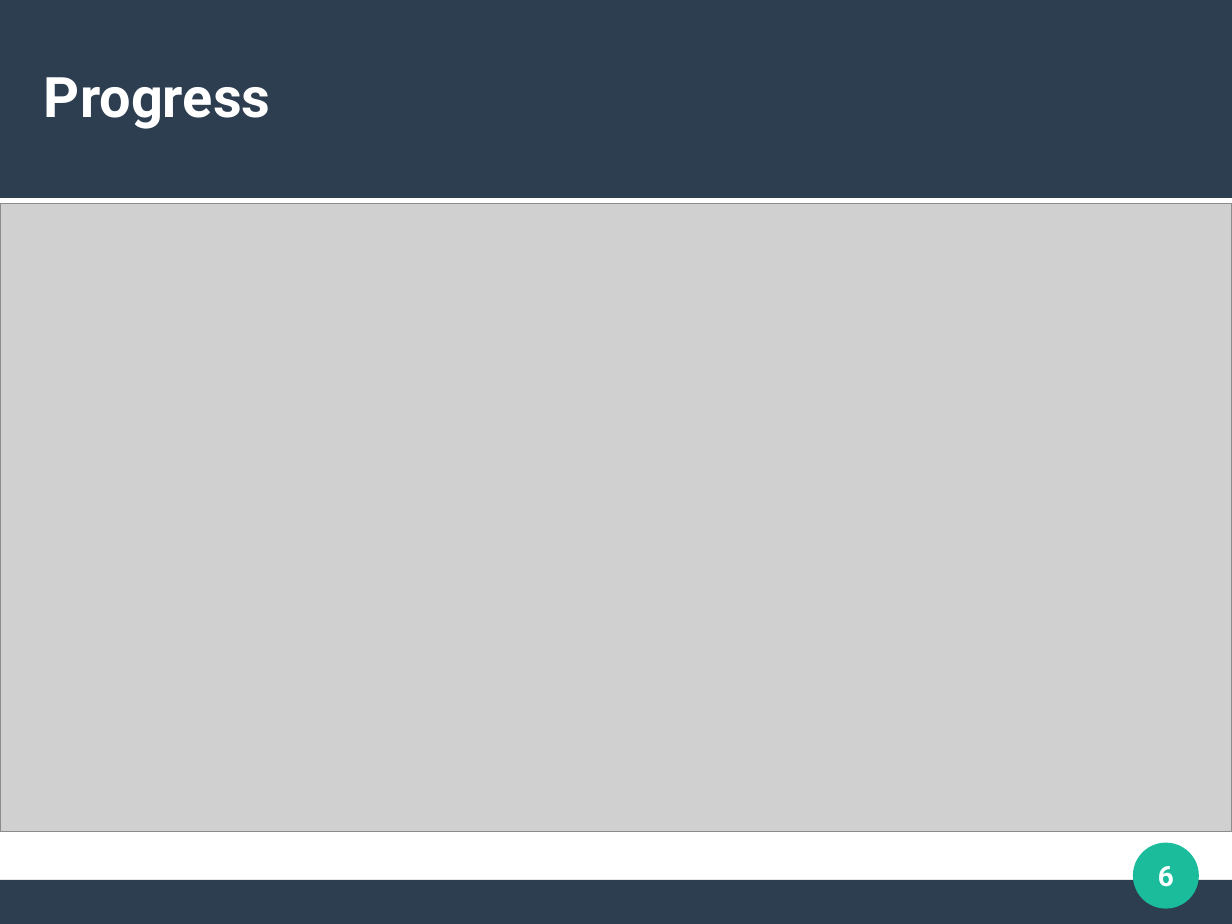
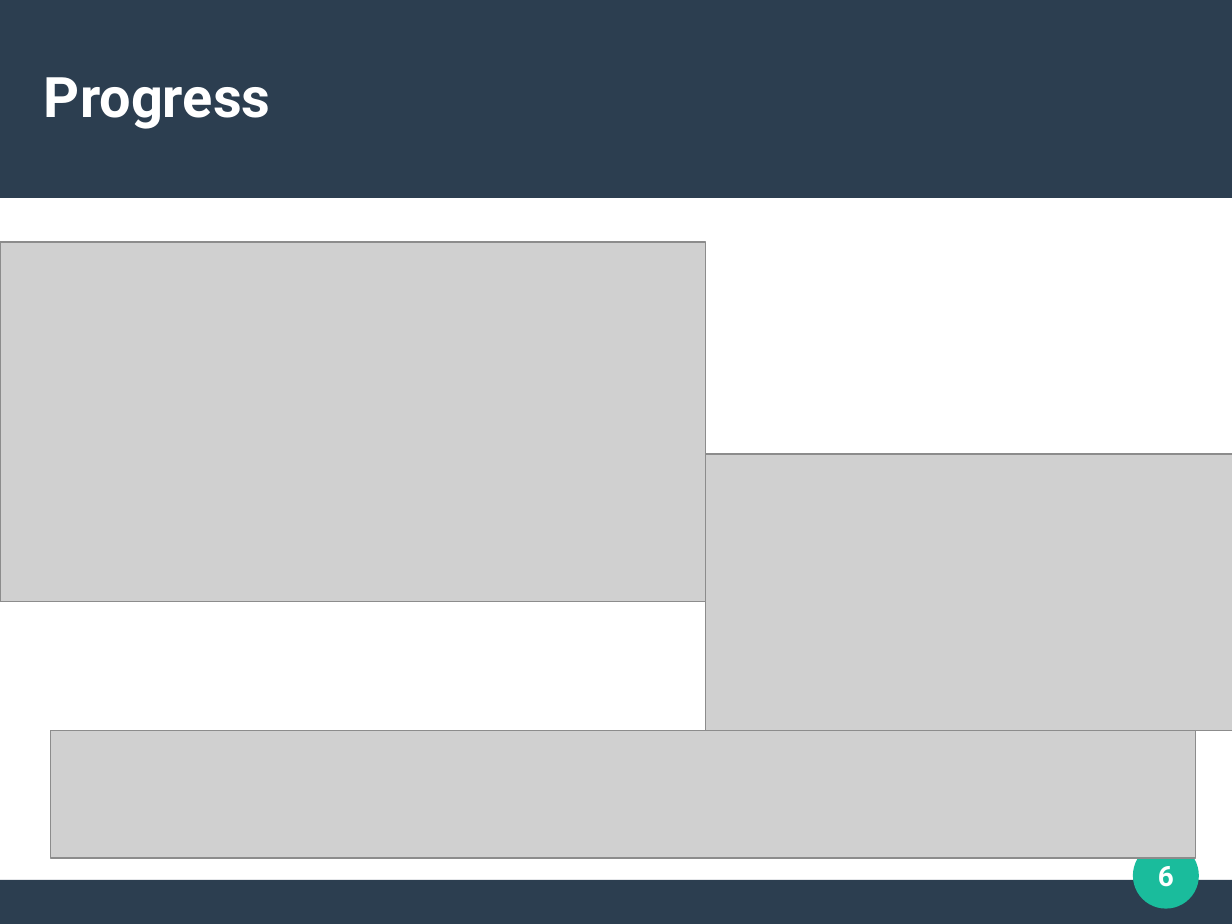
Before and after one commit to Hodginson/NWEN304-Heroku-App, a slide deck: slide 6 of Progress_interview_slides.odp. Drawn at 1232x924 pixels with LibreOffice and Linux fonts; fonts in the diff are those of the drawing; grey boxes stand for pictures. Boxes give left, top, right and bottom in pixels: in the first picture for what was removed or moved away, otherwise in the second. Text is boxed around its words. In the diff, an @@ line names an element or a change of style, - is before the commit and + after.

```diff
--- a/Progress_interview_slides.odp
+++ b/Progress_interview_slides.odp
@@ picture: place and size @@
-picture at (0,203,1232,832)
+picture at (0,243,705,603)
@@ picture added at (705,454,1232,730) @@
@@ picture added at (50,730,1196,857) @@
@@ ellipse removed at (1134,843,1200,909) @@
@@ freeform shape added at (1134,843,1200,909), fill #1ABC9C @@
```
Also in this commit, not shown: 5 other slides changed, 1 other file.
